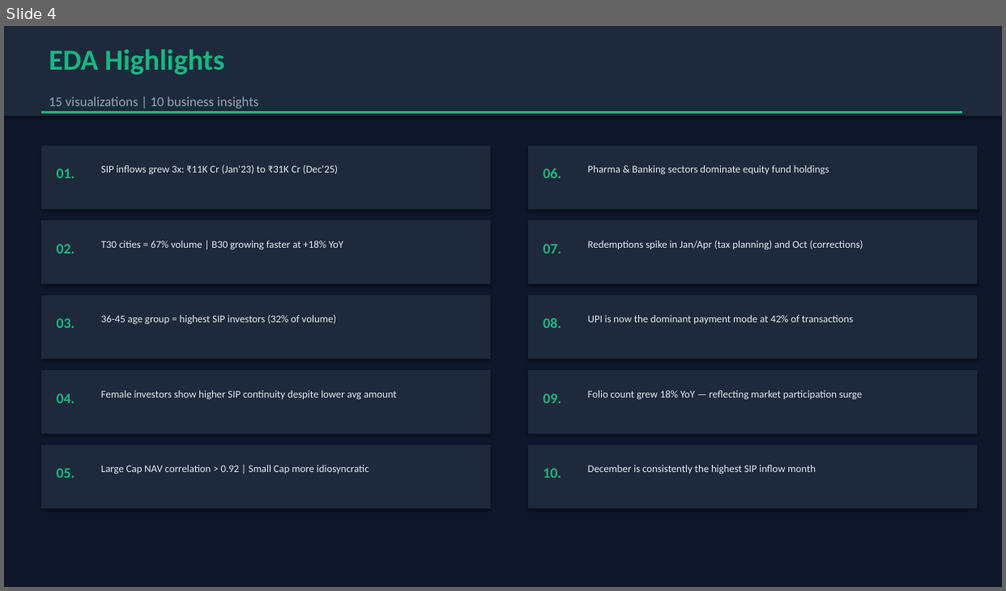
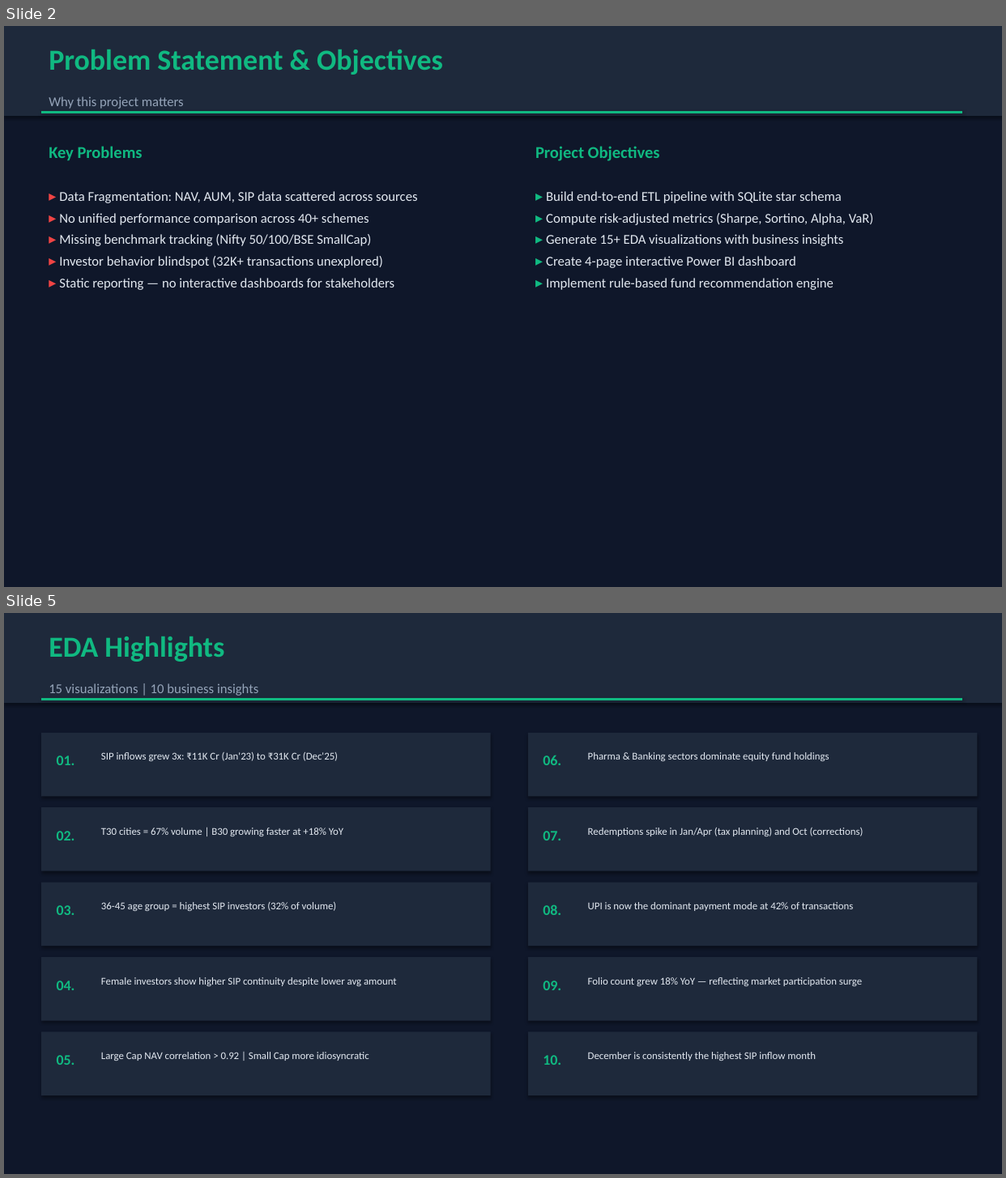
Before and after one commit to KunalGupta28/Capstone-Project-I---Mutual-Fund-Analytics, a slide deck: reports/Presentation.pptx. Shown one above the other, each under a label of ours: slide 4 before the commit, slides 2 and 5 after it; the slides between them are not shown. The pictures are 1006x591 and 1006x1178 pixels, drawn with LibreOffice and Linux fonts; fonts in the diff are those of the drawing. Boxes give left, top, right and bottom in pixels: in the first picture for what was removed or moved away, otherwise in the second. Text is boxed around its words. In the diff, an @@ line names an element or a change of style, - is before the commit and + after.

Commit message:
Polish and Consolidate: Delete duplicate src/ folder and notebooks, fix path references, expand Final Report PDF to 18 pages, expand Presentation to 12 slides, rebuild Ingestion/Cleaning notebooks, and update requirements.txt/README.md

```diff
--- a/reports/Presentation.pptx
+++ b/reports/Presentation.pptx
@@ slide 2 added at (4, 26, 1002, 587), background #0F172A @@
@@ rectangle added at (4, 26, 1002, 116), fill #1E293B @@
@@ text added at (49, 49, 443, 75), 28 pt, text #10B981, bold @@
+Problem Statement & Objectives
@@ text added at (49, 96, 184, 109), 13 pt, text #94A3B8 @@
+Why this project matters
@@ line added from (41, 112) to (962, 112), #10B981 2 pt @@
@@ text added at (49, 146, 143, 160), 16 pt, text #10B981, bold @@
+Key Problems
@@ text added at (535, 146, 660, 161), 16 pt, text #10B981, bold @@
+Project Objectives
@@ text added at (59, 191, 417, 290), 13 pt, text #E2E8F0 @@
+▸ Data Fragmentation: NAV, AUM, SIP data scattered across sources
+▸ No unified performance comparison across 40+ schemes
+▸ Missing benchmark tracking (Nifty 50/100/BSE SmallCap)
+▸ Investor behavior blindspot (32K+ transactions unexplored)
+▸ Static reporting — no interactive dashboards for stakeholders
@@ text added at (546, 191, 874, 290), 13 pt, text #E2E8F0 @@
+▸ Build end-to-end ETL pipeline with SQLite star schema
+▸ Compute risk-adjusted metrics (Sharpe, Sortino, Alpha, VaR)
+▸ Generate 15+ EDA visualizations with business insights
+▸ Create 4-page interactive Power BI dashboard
+▸ Implement rule-based fund recommendation engine
@@ what was slide 4 is now slide 5 @@
```
Also in this commit, not shown: 5 slides changed, 3 other slides added, 1 slide removed, 22 other files.
